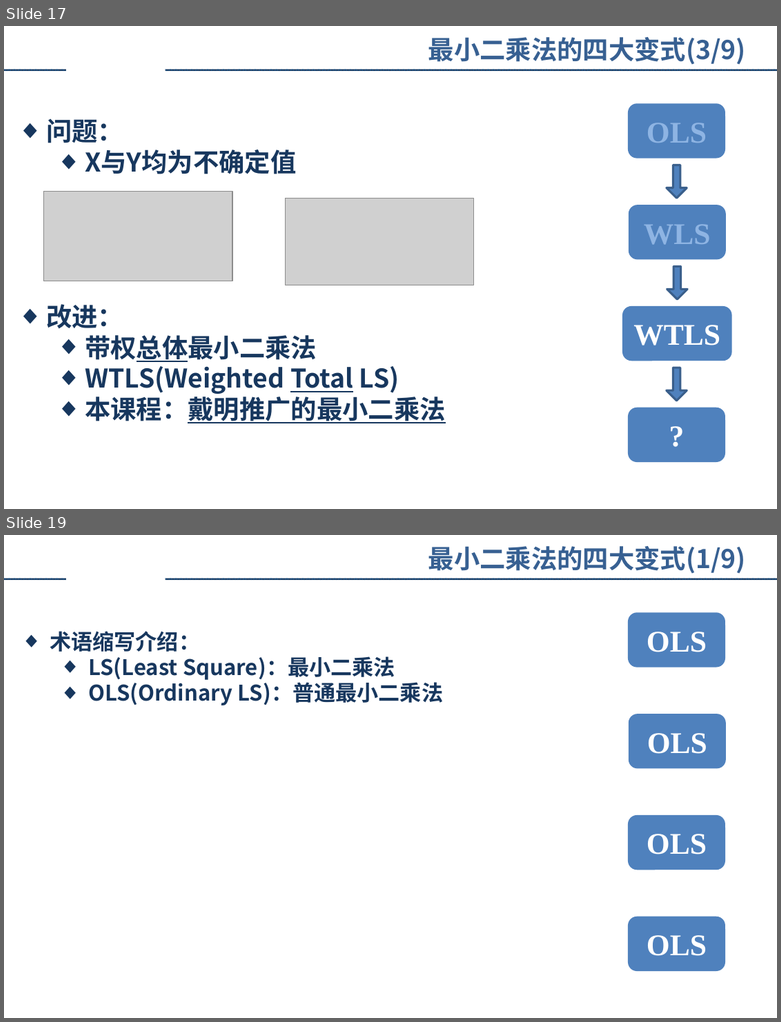
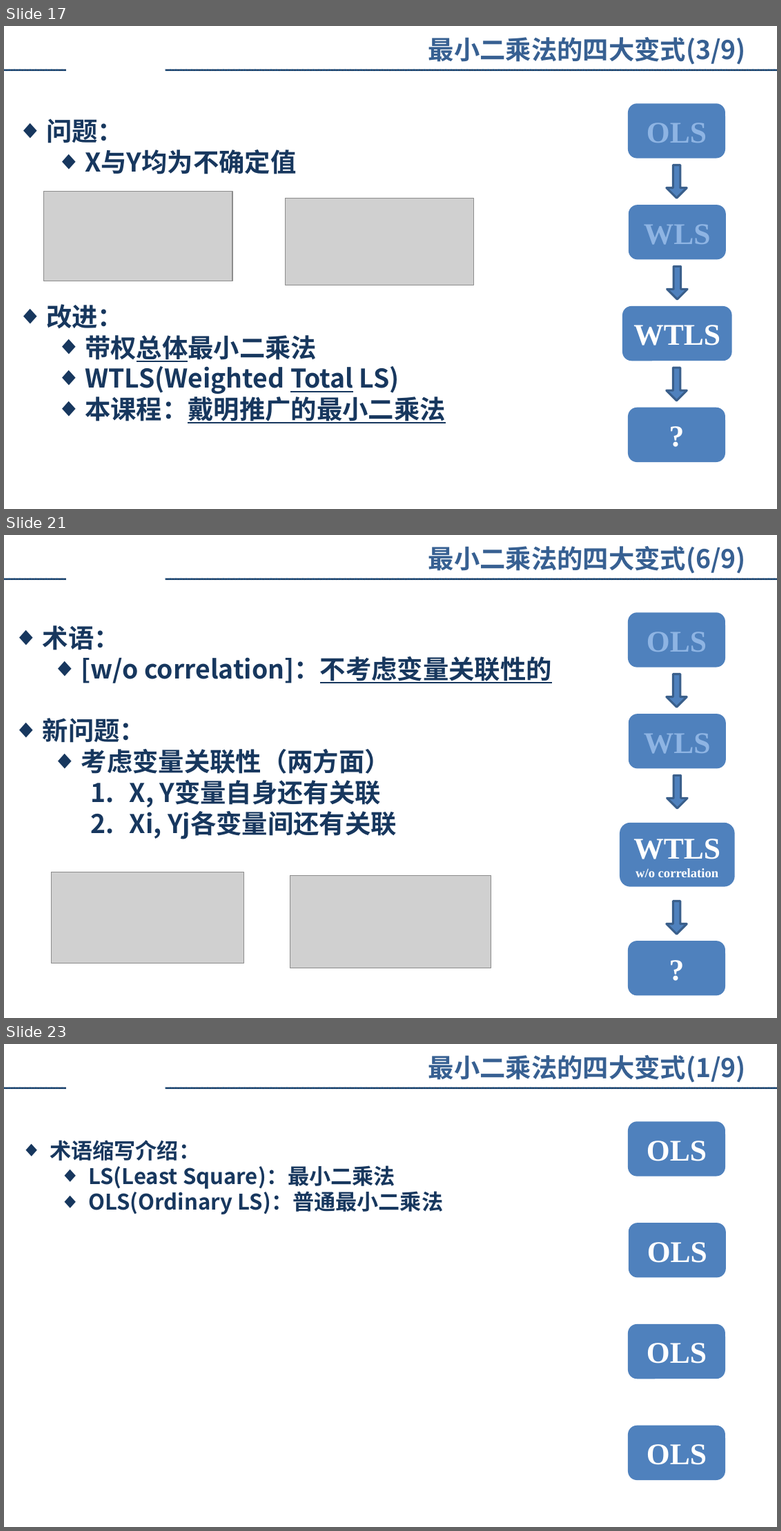
Before and after one commit to augusto-13/ErrorTheory_discussion_ppt, a slide deck: 2023-4-9.pptx. Shown one above the other, each under a label of ours: slides 17 and 19 before the commit, slides 17, 21 and 23 after it; the slides between them are not shown. The pictures are 781x1022 and 781x1531 pixels, drawn with LibreOffice and Linux fonts; fonts in the diff are those of the drawing; grey boxes stand for pictures; background and template pictures are left out. Boxes give left, top, right and bottom in pixels: in the first picture for what was removed or moved away, otherwise in the second. Text is boxed around its words. In the diff, an @@ line names an element or a change of style, - is before the commit and + after.

```diff
--- a/2023-4-9.pptx
+++ b/2023-4-9.pptx
@@ slide 21 added at [4,535,777,1018], background #FFFFFF; not listed: 2 template elements that a slide beside it also shows @@
@@ text added at [428,546,746,574], 24 pt, text #376092, bold @@
+最小二乘法的四大变式(6/9)
@@ rounded rectangle added at [628,612,725,667], fill #4F81BD, 28 pt, text #8EB4E3, bold @@
+OLS
@@ text added at [43,625,552,839], 24 pt, text #17375E, bold @@
+◆ 术语：
+  ◆ [w/o correlation]：不考虑变量关联性的
+◆ 新问题：
+  ◆ 考虑变量关联性（两方面）
+    1. X, Y变量自身还有关联
+    2. Xi, Yj各变量间还有关联
@@ right arrow added at [666,674,687,707], fill #4F81BD, outline #3A5F8C 2 pt @@
@@ rounded rectangle added at [628,714,726,768], fill #4F81BD, 28 pt, text #8EB4E3, bold @@
+WLS
@@ right arrow added at [668,775,688,808], fill #4F81BD, outline #3A5F8C 2 pt @@
@@ rounded rectangle added at [619,823,734,887], fill #4F81BD, 12 pt, text #FFFFFF, bold @@
+WTLS
+w/o correlation
@@ picture added at [51,872,243,963] @@
@@ picture added at [290,876,491,968] @@
@@ right arrow added at [666,901,687,934], fill #4F81BD, outline #3A5F8C 2 pt @@
@@ rounded rectangle added at [628,941,725,996], fill #4F81BD, 28 pt, text #FFFFFF, bold @@
+?
@@ what was slide 19 is now slide 23 @@
```
Also in this commit, not shown: 1 slide changed, 3 other slides added.
